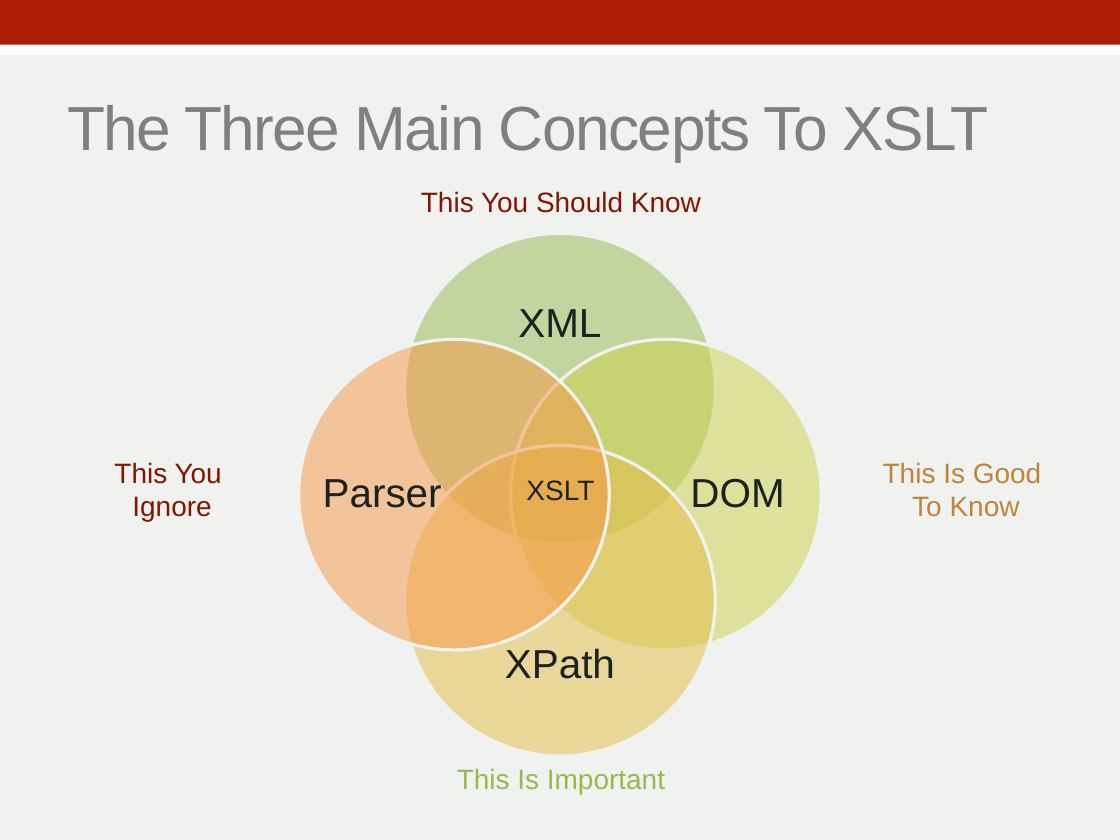
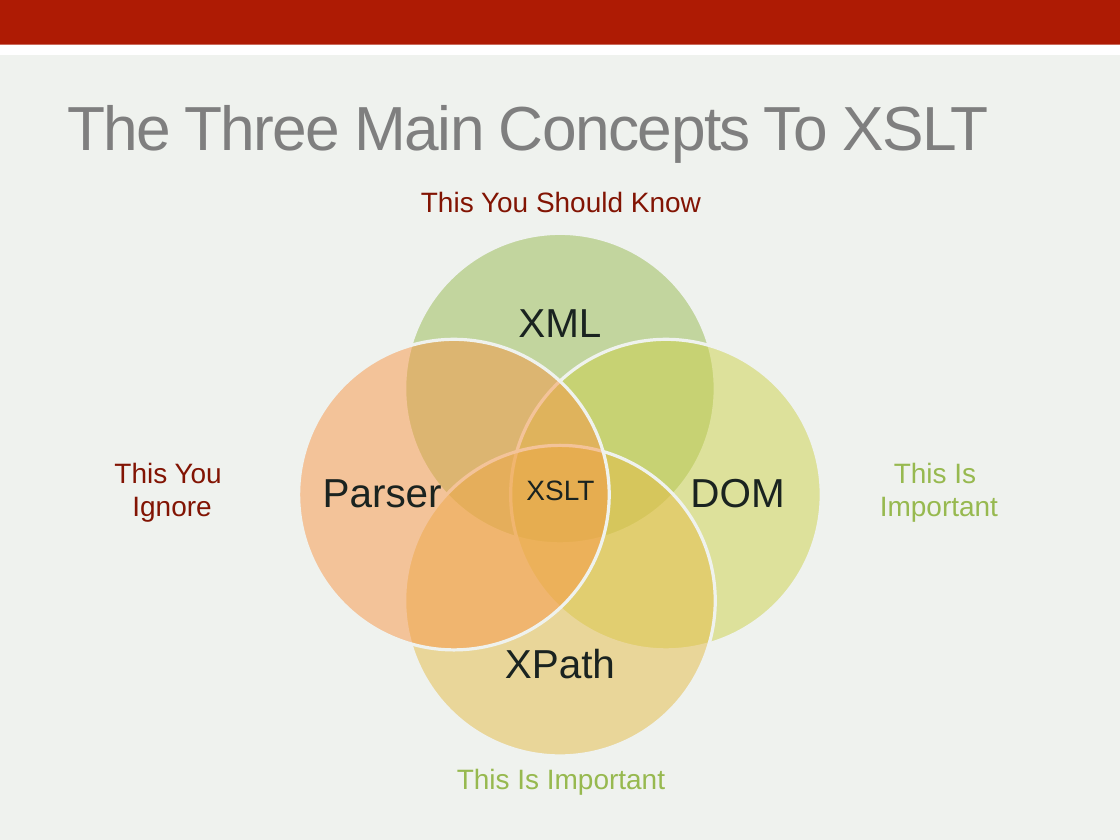
Before and after one commit to zoechao/teaching, a slide deck: slide 5 of xslt/eXtensible.pptx (slide 7 before the commit). Drawn at 1120x840 pixels with LibreOffice and Linux fonts; fonts in the diff are those of the drawing. Boxes give left, top, right and bottom in pixels: in the first picture for what was removed or moved away, otherwise in the second. Text is boxed around its words. In the diff, an @@ line names an element or a change of style, - is before the commit and + after.

Commit message:
xslt slides

```diff
--- a/xslt/eXtensible.pptx
+++ b/xslt/eXtensible.pptx
@@ text at bbox=[880, 462, 998, 521]: text changed; text colour #BF843B to #97B94F @@
-This Is Good
-To Know
+This Is
+Important
```
Also in this commit, not shown: 2 other slides changed, 6 slides added, 3 slides removed, 4 other files.
